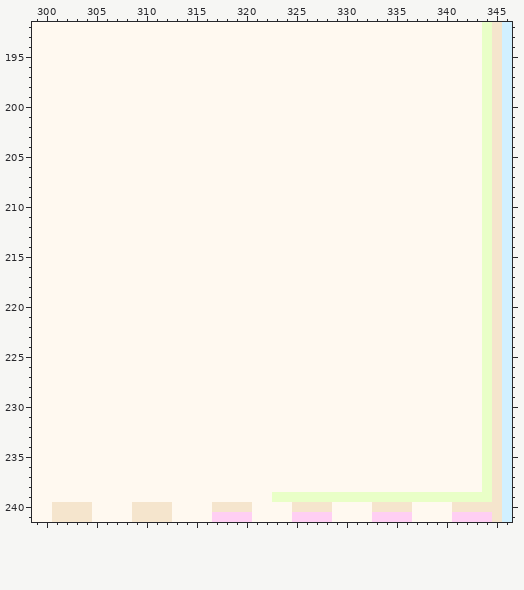
Pixel-art file -- external/aseprite/the_book.ase. This is how it looked before the edit.
512x1024 pixels, 1 frame. Colours within 5 levels of each other are drawn and written as one. Shown: x 299..346, y 192..241. The commit also changed other parts of the picture, which this record leaves out.
New version:
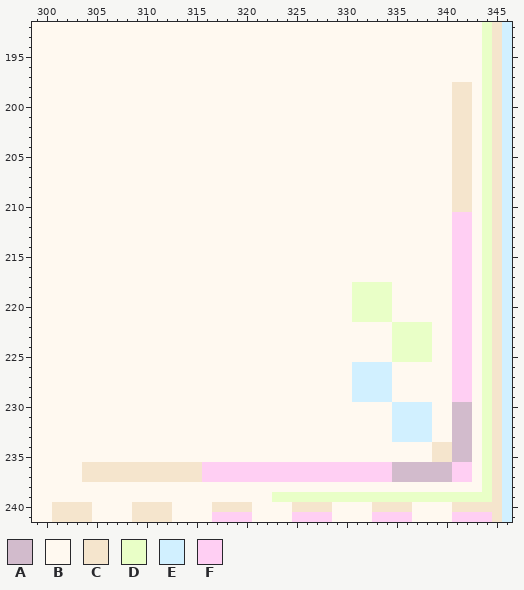
Palette (. is transparent): A #d2bbcc  B #fff9f0  C #f5e5cd  D #e9ffc7  E #d1f0ff  F #ffcff3
The exact change:
Layer "Entry":
The edit turns colour B into colour A in rows 230 to 235 at x 341 to 342; in rows 236 to 237 at x 335 to 340.
The edit turns colour B into colour C in rows 198 to 210 at x 341 to 342; in rows 234 to 235 at x 339 to 340; in rows 236 to 237 at x 304 to 315.
The edit turns colour B into colour D in rows 218 to 221 at x 331 to 334; in rows 222 to 225 at x 335 to 338.
The edit turns colour B into colour E in rows 226 to 229 at x 331 to 334; in rows 230 to 233 at x 335 to 338.
The edit turns colour B into colour F in rows 211 to 229 at x 341 to 342; in rows 236 to 237 at x 316 to 334 and 341 to 342.
